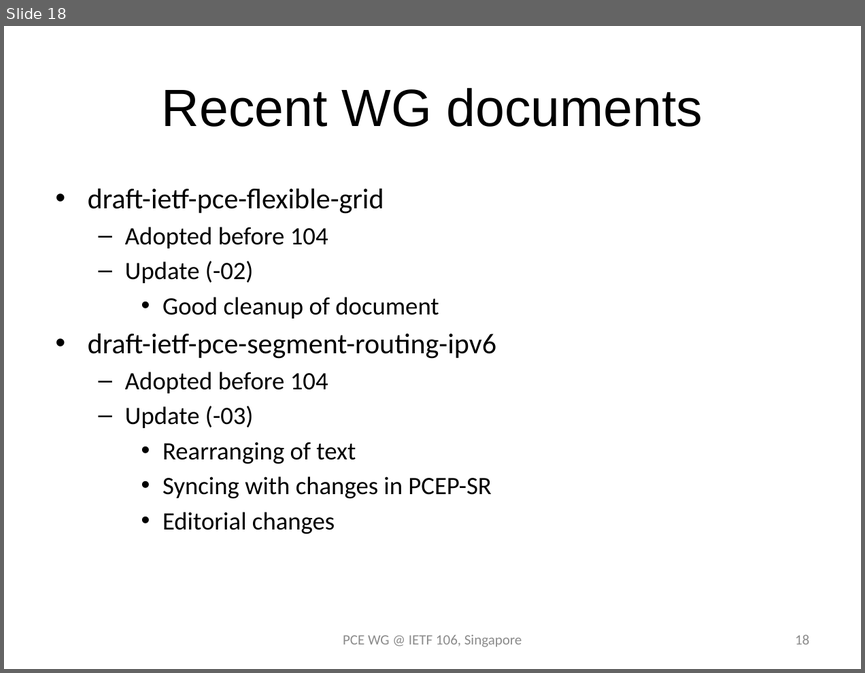
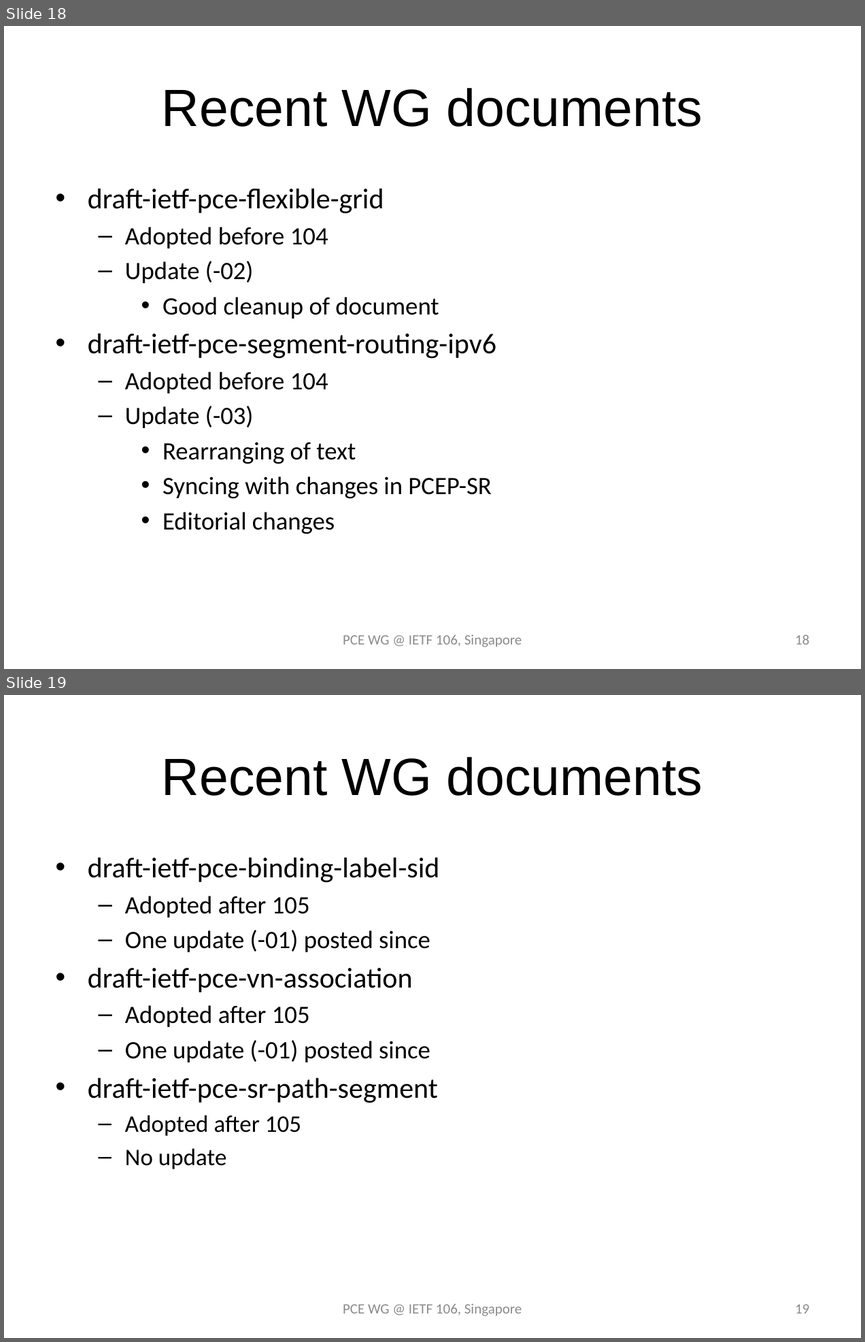
Before and after one commit to dhruvdhody/ietf, a slide deck: PCE WG Slide 106.pptx. Shown one above the other, each under a label of ours: slide 18 before the commit, slides 18 and 19 after it. The pictures are 865x673 and 865x1342 pixels, drawn with LibreOffice and Linux fonts; fonts in the diff are those of the drawing. Boxes give left, top, right and bottom in pixels: in the first picture for what was removed or moved away, otherwise in the second. Text is boxed around its words. In the diff, an @@ line names an element or a change of style, - is before the commit and + after.

```diff
--- a/PCE WG Slide 106.pptx
+++ b/PCE WG Slide 106.pptx
@@ slide 19 added at (4,695,861,1338), background #FFFFFF @@
@@ title added at (162,757,702,796), 44 pt, text #000000 @@
+Recent WG documents
@@ text added at (88,857,440,1169), 24 pt, text #000000 @@
+• draft-ietf-pce-binding-label-sid
+  – Adopted after 105
+  – One update (-01) posted since
+• draft-ietf-pce-vn-association
+  – Adopted after 105
+  – One update (-01) posted since
+• draft-ietf-pce-sr-path-segment
+  – Adopted after 105
+  – No update
@@ text added at (343,1303,522,1316), 12 pt, text #8C8C8C @@
+PCE WG @ IETF 106, Singapore
@@ page number added at (795,1304,809,1313), 12 pt, text #8C8C8C @@
+19
```
Also in this commit, not shown: 3 slides changed.
